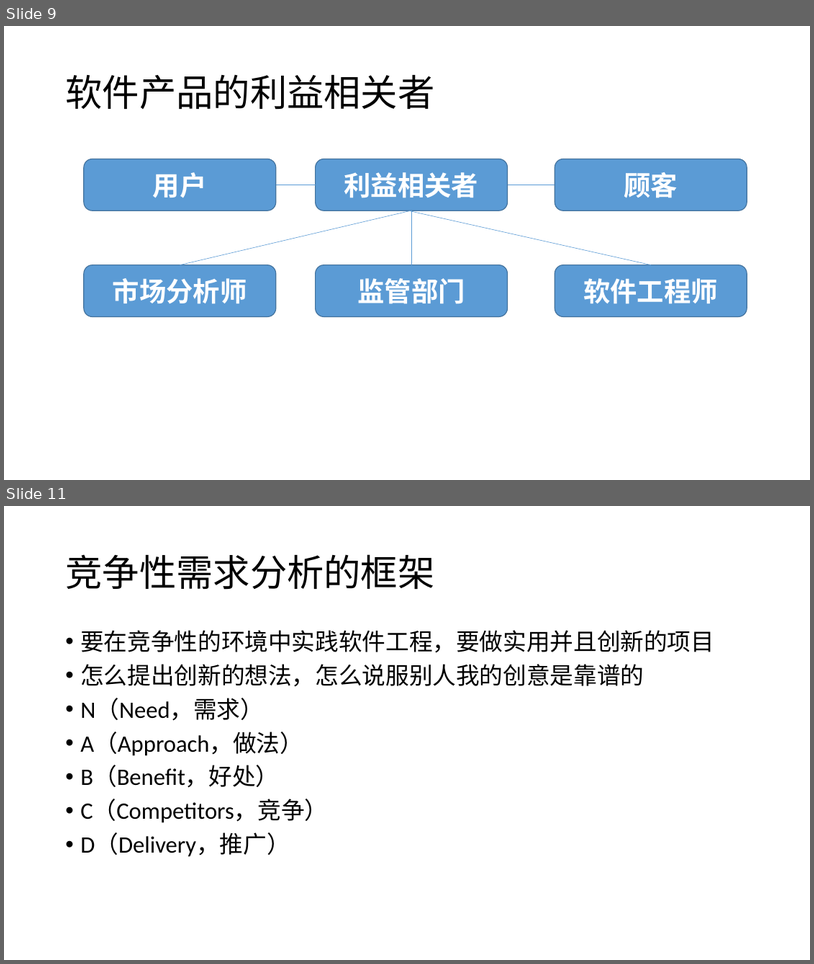
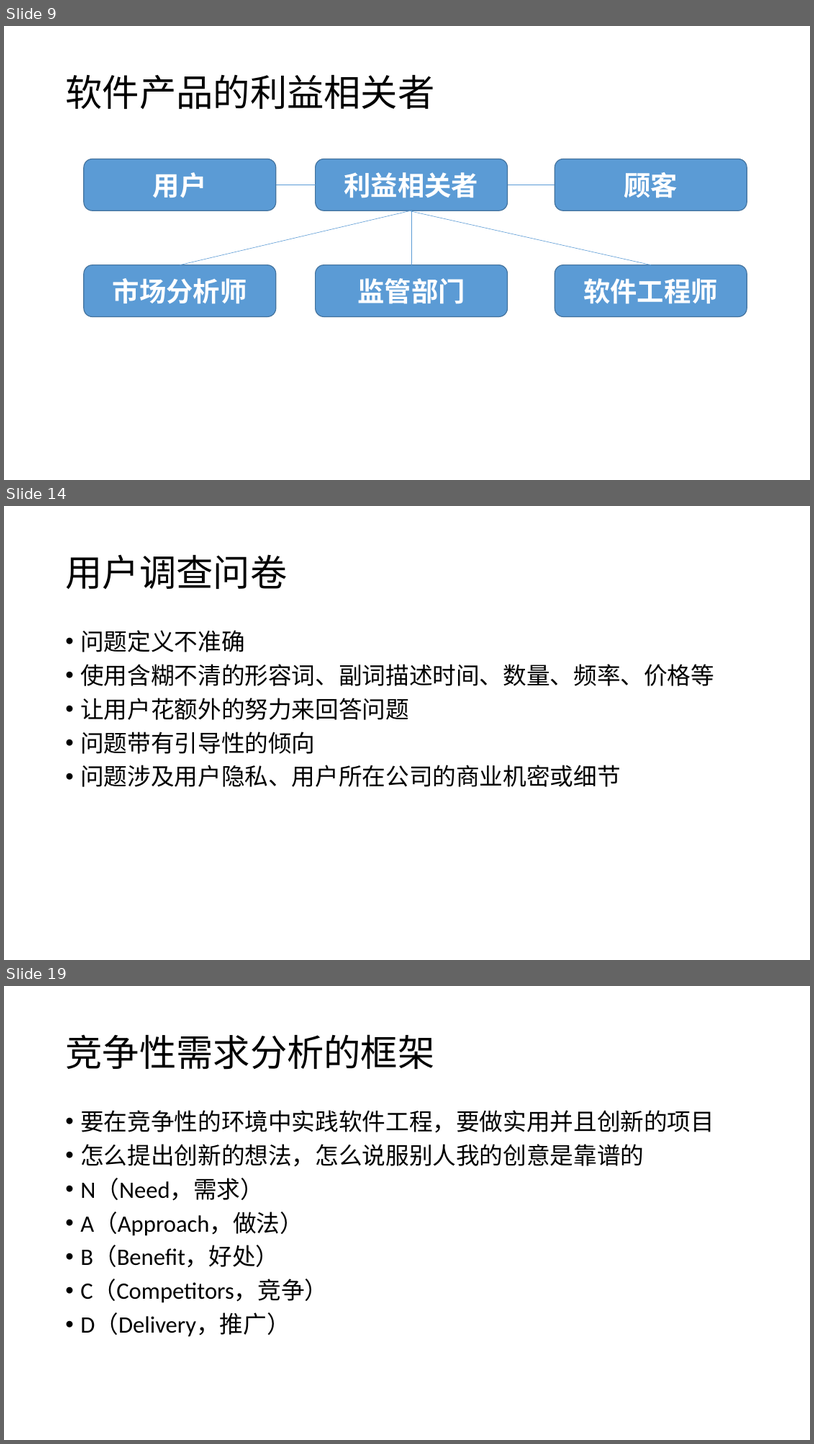
Before and after one commit to fzp1993/fzp19930803, a slide deck: 第八章.pptx. Shown one above the other, each under a label of ours: slides 9 and 11 before the commit, slides 9, 14 and 19 after it; the slides between them are not shown. The pictures are 814x964 and 814x1444 pixels, drawn with LibreOffice and Linux fonts; fonts in the diff are those of the drawing. Boxes give left, top, right and bottom in pixels: in the first picture for what was removed or moved away, otherwise in the second. Text is boxed around its words. In the diff, an @@ line names an element or a change of style, - is before the commit and + after.

```diff
--- a/第八章.pptx
+++ b/第八章.pptx
@@ slide 14 added at [4,506,810,960], background #FFFFFF @@
@@ title added at [65,554,287,589], 44 pt, text #000000 @@
+用户调查问卷
@@ text added at [80,630,715,787], 28 pt, text #000000 @@
+• 问题定义不准确
+• 使用含糊不清的形容词、副词描述时间、数量、频率、价格等
+• 让用户花额外的努力来回答问题
+• 问题带有引导性的倾向
+• 问题涉及用户隐私、用户所在公司的商业机密或细节
@@ what was slide 11 is now slide 19 @@
```
Also in this commit, not shown: 1 slide changed, 11 other slides added.
